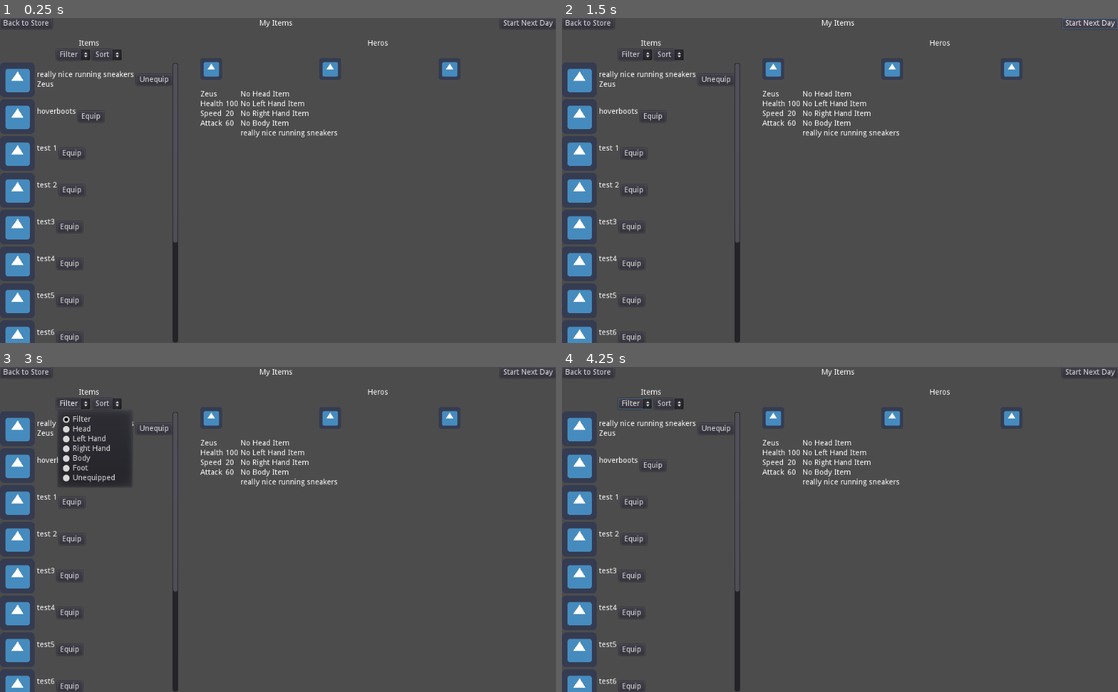
Above: before the commit, frames 1-4 (two rows, left to right).
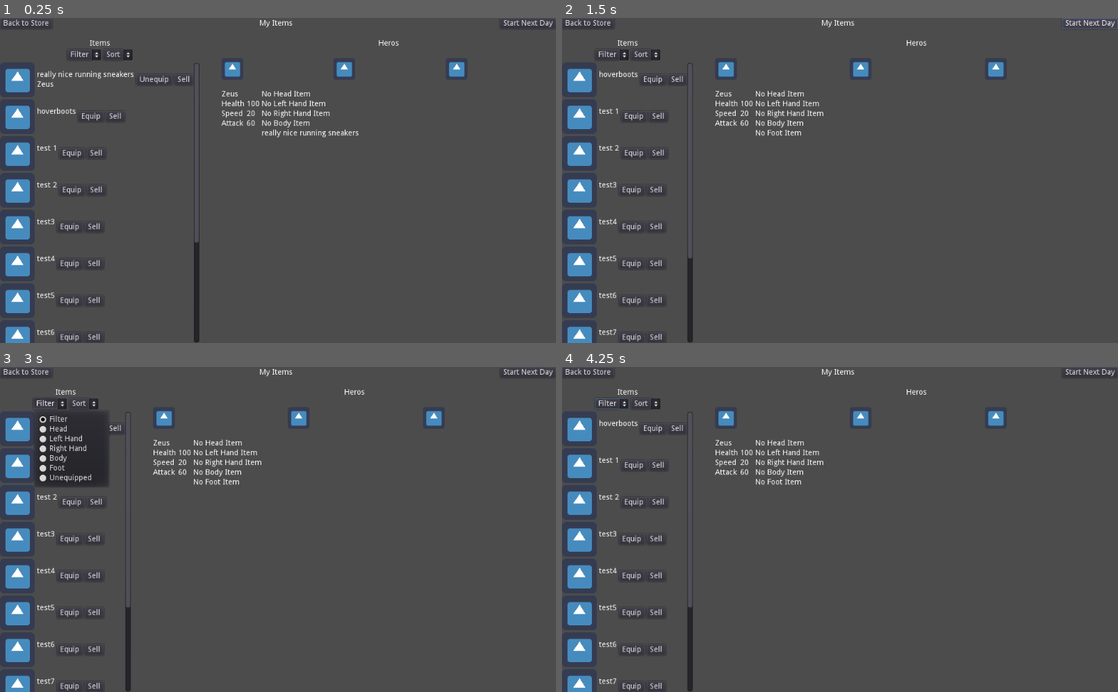
Above: after the commit, the same moments.

Repository: rachd/SuperheroDispatcher2.0
Game: Godot game, scene res://MyItems/MyItems.tscn
Same seed, same stepped clock (60 frames per second), same inputs: the game is played once before the commit and once after it. The engine's default icon, where the game draws it, is replaced by a stand-in: a white triangle on a blue panel in a dark square.
Inputs (mouse positions are in pixels of both pictures, inside the frame that each line leads up to):
- Up to frame 1 (0.25 s): no input
- Up to frame 2 (1.5 s): click (745, 79) at 0.5 s, where only the run after the commit has a clickable "Sell"; click "Start Next Day" at 1.25 s
- Up to frame 3 (3 s): click "Start Next Day" at 2 s; click "Filter" at 2.75 s
- Up to frame 4 (4.25 s): click "Sort" at 3.5 s

The runs differ from the first frame. In frame 1, 3.0% of the frame differs, in the area x 10-84%, y 6-100%; in frame 2, 3.6%; in frame 3, 5.3%, in the area x 6-83%, y 6-100%; in frame 4, 3.6%.

Commit message:
handle selling item

Diff:
--- a/MyItems/Heros.gd
+++ b/MyItems/Heros.gd
@@ -23,3 +23,6 @@
 
 func on_item_equipped():
 	$HeroPanel.display_items(selected_hero_id)
+
+func remove_item():
+	_handle_hero_change(selected_hero_id)
--- a/MyItems/ItemList.gd
+++ b/MyItems/ItemList.gd
@@ -38,6 +38,10 @@
 	item_rows[itemId].set_unequipped()
 	item_rows[itemId].set_assigned_hero("")
 
+func remove_item(itemId):
+	item_rows[itemId].queue_free()
+	item_rows.erase(itemId)
+
 func _show_all_items():
 	for item_row in item_rows.values():
 		item_row.show()
--- a/MyItems/ItemRow.gd
+++ b/MyItems/ItemRow.gd
@@ -1,6 +1,7 @@
 extends VBoxContainer
 
-signal equip_item(item)
+signal equip_item(item_id, item_type)
+signal sell_item(item_id)
 
 var is_selected = false
 var is_equipped = false
@@ -13,6 +14,7 @@
 	item_type = item.type
 	$HBoxContainer/VBoxContainer/TitleLabel.text = item.title;
 	$TypeLabel.text = item.type
+	$SalePriceLabel.text = "$" + str(item.salePrice)
 	$HBoxContainer/VBoxContainer/HeroLabel.text = ""
 
 func set_assigned_hero(hero_name):
@@ -30,12 +32,14 @@
 	$EffectLabel.show()
 	$DescriptionLabel.show()
 	$TypeLabel.show()
+	$SalePriceLabel.show()
 	is_selected = true
 
 func _deselect_row():
 	$EffectLabel.hide()
 	$DescriptionLabel.hide()
 	$TypeLabel.hide()
+	$SalePriceLabel.hide()
 	is_selected = false
 
 func hide_if_type(itemType):
@@ -46,6 +50,7 @@
 
 func _ready():
 	self.connect("equip_item", get_node("/root/MyItems"), "_on_item_equipped")
+	self.connect("sell_item", get_node("/root/MyItems"), "_on_item_sold")
 
 func _on_ItemRow_gui_input(event):
 	if event is InputEventMouseButton:
@@ -57,3 +62,7 @@
 
 func _on_EquipButton_pressed():
 	emit_signal("equip_item", item_id, item_type)
+
+
+func _on_SellButton_pressed():
+	emit_signal("sell_item", item_id)
--- a/MyItems/ItemRow.tscn
+++ b/MyItems/ItemRow.tscn
@@ -52,6 +52,14 @@
 size_flags_vertical = 4
 text = "Equip"
 
+[node name="SellButton" type="Button" parent="HBoxContainer"]
+margin_left = 192.0
+margin_top = 22.0
+margin_right = 227.0
+margin_bottom = 42.0
+size_flags_vertical = 4
+text = "Sell"
+
 [node name="TypeLabel" type="Label" parent="."]
 visible = false
 margin_top = 68.0
@@ -72,5 +80,12 @@
 margin_right = 137.0
 margin_bottom = 168.0
 text = "Item Description"
+
+[node name="SalePriceLabel" type="Label" parent="."]
+visible = false
+margin_top = 68.0
+margin_right = 1024.0
+margin_bottom = 82.0
 [connection signal="gui_input" from="." to="." method="_on_ItemRow_gui_input"]
 [connection signal="pressed" from="HBoxContainer/EquipButton" to="." method="_on_EquipButton_pressed"]
+[connection signal="pressed" from="HBoxContainer/SellButton" to="." method="_on_SellButton_pressed"]
--- a/MyItems/MyItems.gd
+++ b/MyItems/MyItems.gd
@@ -29,3 +29,13 @@
 		gameVariables.assigned_items[selected_hero_id] = {itemType: itemId}
 		handle_equip(itemId, hero_name, itemType)
 	$Content/Heros.on_item_equipped()
+
+func _on_item_sold(itemId):
+	var item = constants.get_item_by_id(itemId)
+	gameVariables.budget += item.salePrice
+	gameVariables.owned_item_ids.erase(itemId)
+	for hero in gameVariables.assigned_items:
+		if gameVariables.assigned_items[hero].has(item.type) and gameVariables.assigned_items[hero][item.type] == itemId:
+			gameVariables.assigned_items[hero].erase(item.type)
+	$Content/ItemList.remove_item(itemId)
+	$Content/Heros.remove_item()
--- a/constants.gd
+++ b/constants.gd
@@ -34,73 +34,85 @@
 		"id": 0,
 		"title": "really nice running sneakers",
 		"type": "foot",
-		"price": 80
+		"price": 80,
+		"salePrice": 40
 	},
 	{
 		"id": 1,
 		"title": "hoverboots",
 		"type": "foot",
-		"price": 5000
+		"price": 5000,
+		"salePrice": 2500
 	},
 	{
 		"id": 2,
 		"title": "test 1",
 		"type": "foot",
-		"price": 200
+		"price": 200,
+		"salePrice": 100
 	},
 	{
 		"id": 3,
 		"title": "test 2",
 		"type": "head",
-		"price": 1000
+		"price": 1000,
+		"salePrice": 500
 	},
 	{
 		"id": 4,
 		"title": "test3",
 		"type": "head",
-		"price": 600
+		"price": 600,
+		"salePrice": 300
 	},
 	{
 		"id": 5,
 		"title": "test4",
 		"type": "leftHand",
-		"price": 1400
+		"price": 1400,
+		"salePrice": 700
 	},
 	{
 		"id": 6,
 		"title": "test5",
 		"type": "rightHand",
-		"price": 1400
+		"price": 1400,
+		"salePrice": 700
 	},
 	{
 		"id": 7,
 		"title": "test6",
 		"type": "body",
-		"price": 1400
+		"price": 1400,
+		"salePrice": 700
 	},
 	{
 		"id": 8,
 		"title": "test7",
 		"type": "body",
-		"price": 1400
+		"price": 1400,
+		"salePrice": 700
 	},
 	{
 		"id": 9,
 		"title": "test8",
 		"type": "body",
-		"price": 1400
+		"price": 1400,
+		"salePrice": 700
 	},
 	{
 		"id": 10,
 		"title": "test9",
 		"type": "rightHand",
-		"price": 1400
+		"price": 1400,
+		"salePrice": 700
 	},
 	{
 		"id": 11,
 		"title": "test10",
 		"type": "head",
-		"price": 1400
+		"price": 1400,
+		"salePrice": 700
 	}
 	]
 
--- a/gameVariables.gd
+++ b/gameVariables.gd
@@ -2,6 +2,7 @@
 
 var selected_heros = [1, 3, 4]
 var day = 1
+var budget = 0
 var saved_items = []
 var owned_item_ids = [0, 1, 2, 3, 4, 5, 6, 7, 8, 9, 10, 11]
 var assigned_items = {1: {"foot": 0}}
